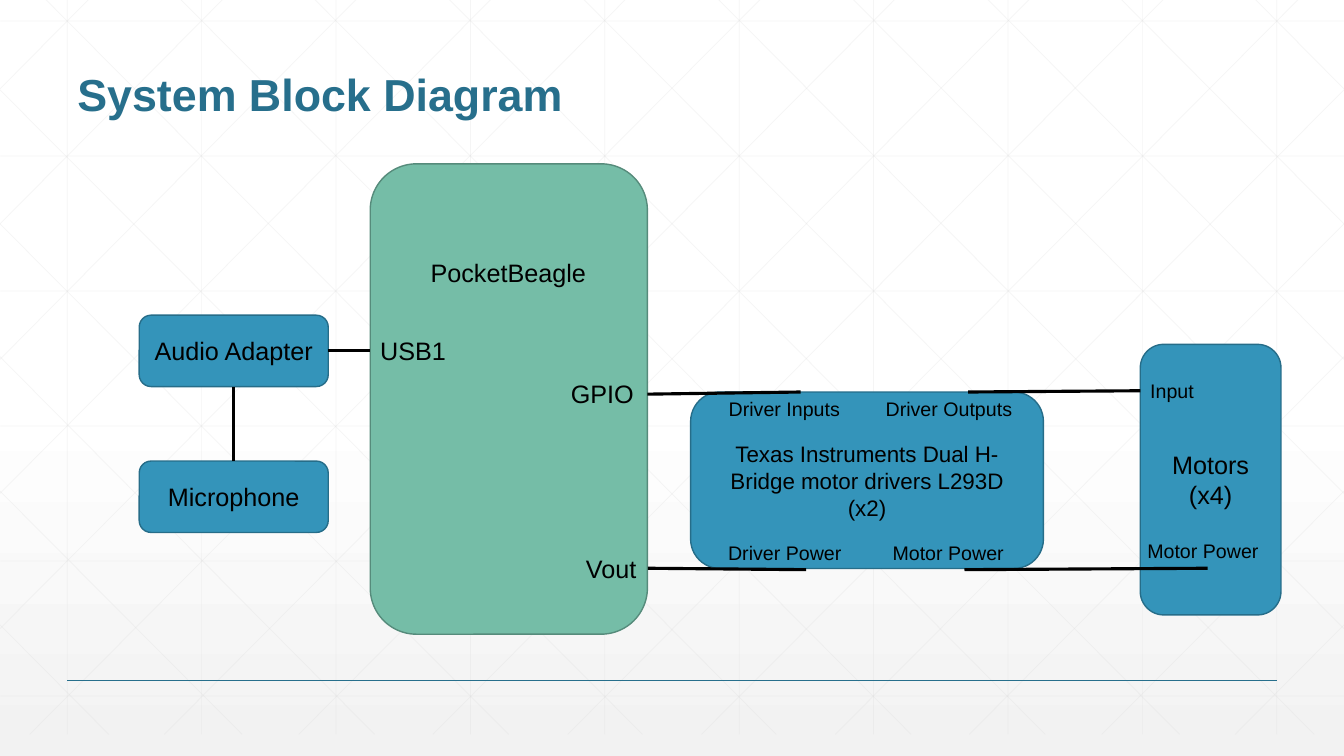
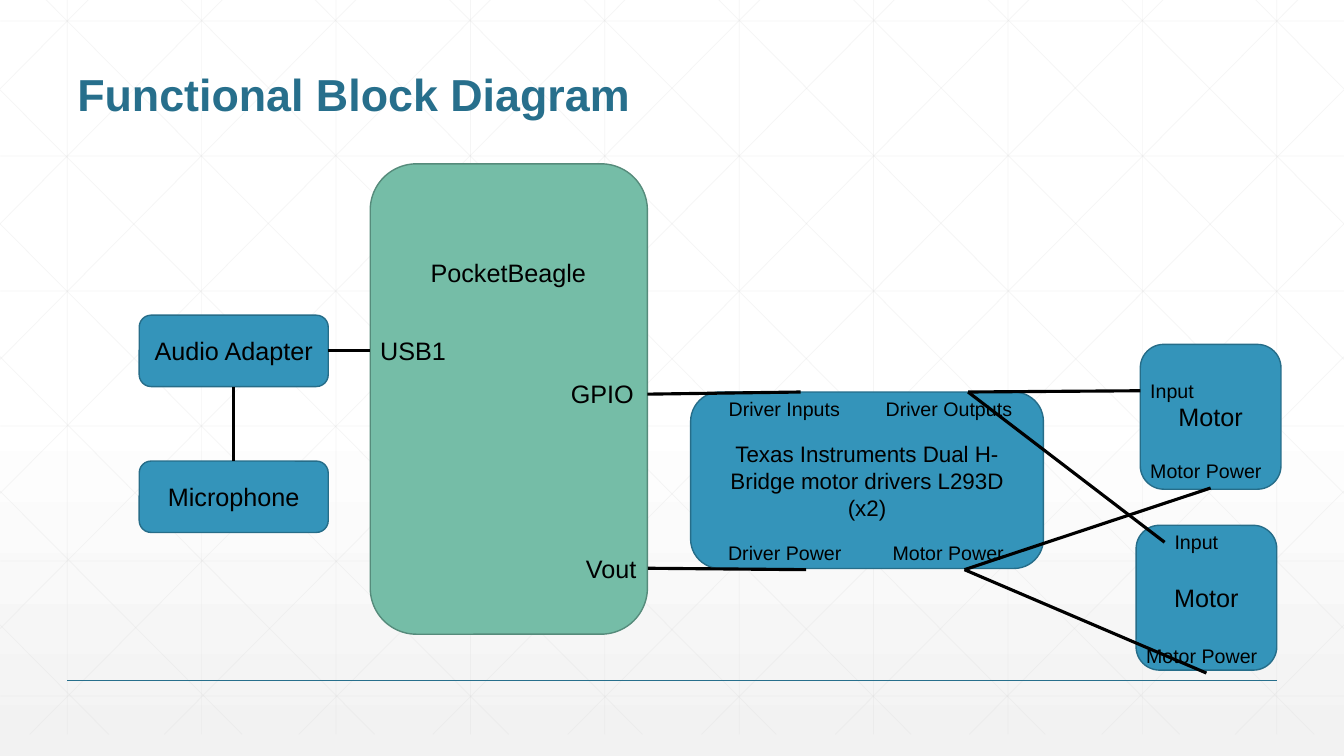
Before and after one commit to jae-kim-1107/ENGI301, a slide deck: slide 3 of project_2/docs/JaeKim_ProjectProposal.pptx (slide 4 before the commit). Drawn at 1344x756 pixels with LibreOffice and Linux fonts; fonts in the diff are those of the drawing. Boxes give left, top, right and bottom in pixels: in the first picture for what was removed or moved away, otherwise in the second. Text is boxed around its words. In the diff, an @@ line names an element or a change of style, - is before the commit and + after.

```diff
--- a/project_2/docs/JaeKim_ProjectProposal.pptx
+++ b/project_2/docs/JaeKim_ProjectProposal.pptx
@@ title at (77, 78, 629, 120): text changed @@
-System Block Diagram
+Functional Block Diagram
@@ rounded rectangle "Motor": place and size @@
-rounded rectangle "Motor" at (1140, 345, 1281, 615)
+rounded rectangle "Motor" at (1140, 345, 1281, 490)
@@ line added from (968, 392) to (1165, 542), #000000 2.25 pt @@
@@ text in rounded rectangle at (1178, 408, 1242, 427): text changed @@
-Motors (x4)
+Motor
@@ text "Motor Power": place and size @@
-text "Motor Power" at (1147, 544, 1259, 558)
+text "Motor Power" at (1150, 464, 1262, 478)
@@ line moved from (965, 570) - (1208, 569) to (965, 570) - (1211, 488) @@
@@ rounded rectangle added at (1136, 525, 1277, 670), fill #3494BA, outline #266D8A 1 pt, 18 pt, text #000000 @@
+Motor
@@ text added at (1175, 535, 1219, 553), 14 pt, text #000000 @@
+Input
@@ line added from (965, 570) to (1207, 674), #000000 2.25 pt @@
@@ text added at (1146, 648, 1258, 668), 14 pt, text #000000 @@
+Motor Power
```
Also in this commit, not shown: 1 other slide changed, 1 slide added, 1 slide removed.
